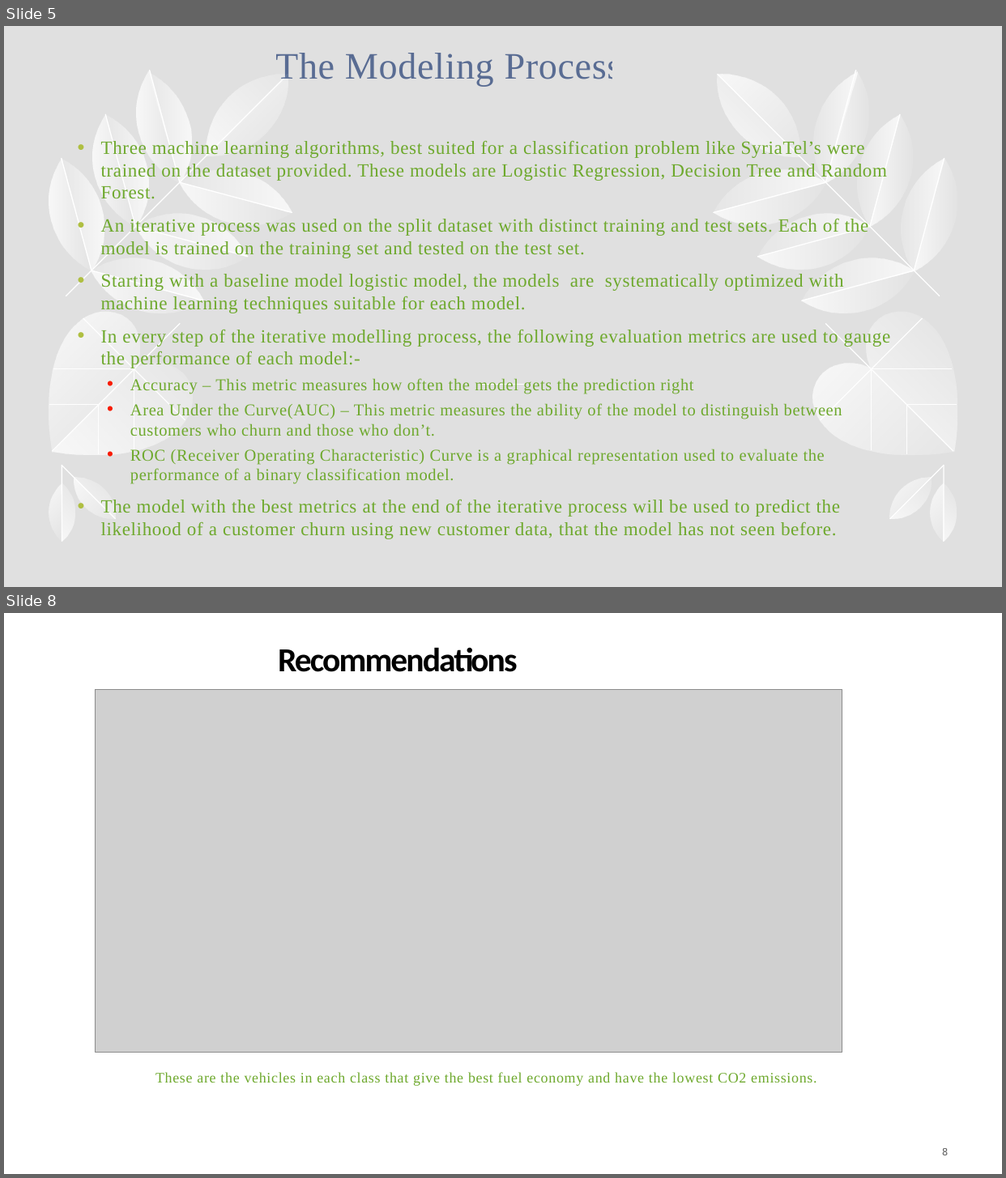
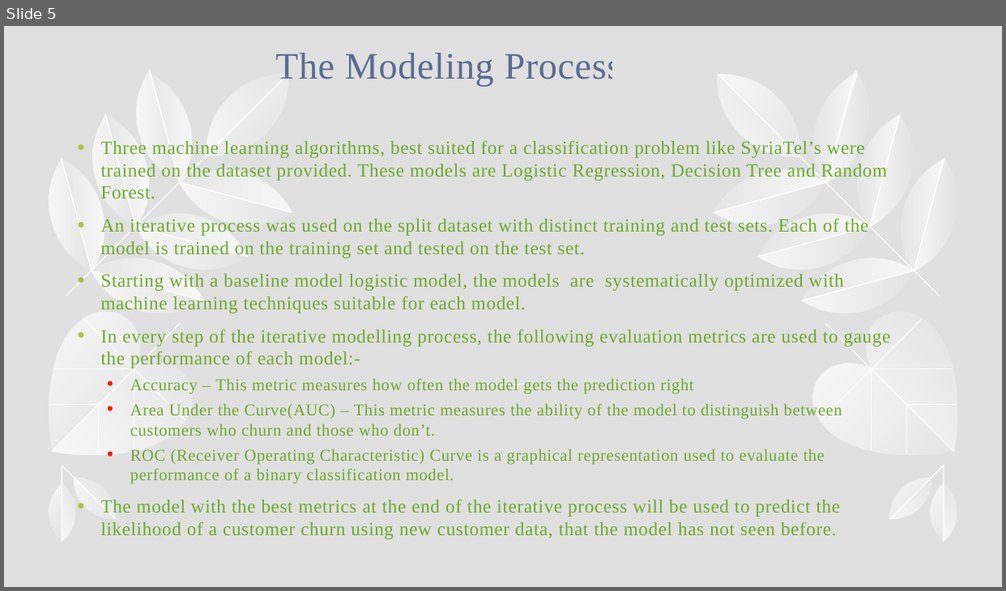
Before and after one commit to WambuiMunene/Phase-3-Project, a slide deck: Presentation.pptx. Shown one above the other, each under a label of ours: slides 5 and 8 before the commit, slide 5 after it; the slides between them are not shown. The pictures are 1006x1178 and 1006x591 pixels, drawn with LibreOffice and Linux fonts; fonts in the diff are those of the drawing; grey boxes stand for pictures. Boxes give left, top, right and bottom in pixels: in the first picture for what was removed or moved away, otherwise in the second. Text is boxed around its words. In the diff, an @@ line names an element or a change of style, - is before the commit and + after.

```diff
--- a/Presentation.pptx
+++ b/Presentation.pptx
@@ slide 8 removed at bbox=[4, 613, 1002, 1174], background #FFFFFF @@
@@ title removed at bbox=[278, 647, 518, 672] @@
-Recommendations
@@ picture removed at bbox=[95, 689, 842, 1053] @@
@@ line removed from (50, 760) to (95, 760) @@
@@ text removed at bbox=[155, 1072, 816, 1086] @@
-These are the vehicles in each class that give the best fuel economy and have the lowest CO2 emissions.
@@ page number removed at bbox=[942, 1148, 948, 1156] @@
-8
```
Also in this commit, not shown: 3 slides changed, 2 slides added, 2 other slides removed, 2 other files.
